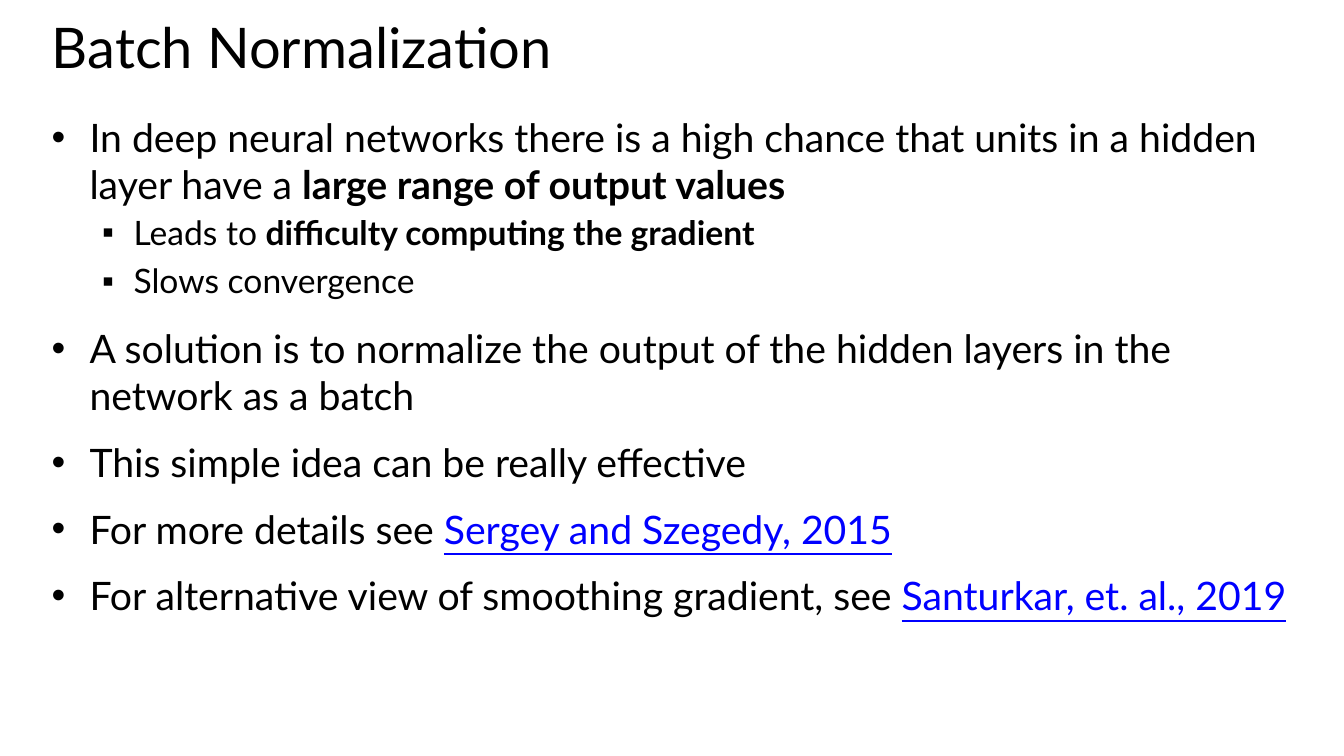
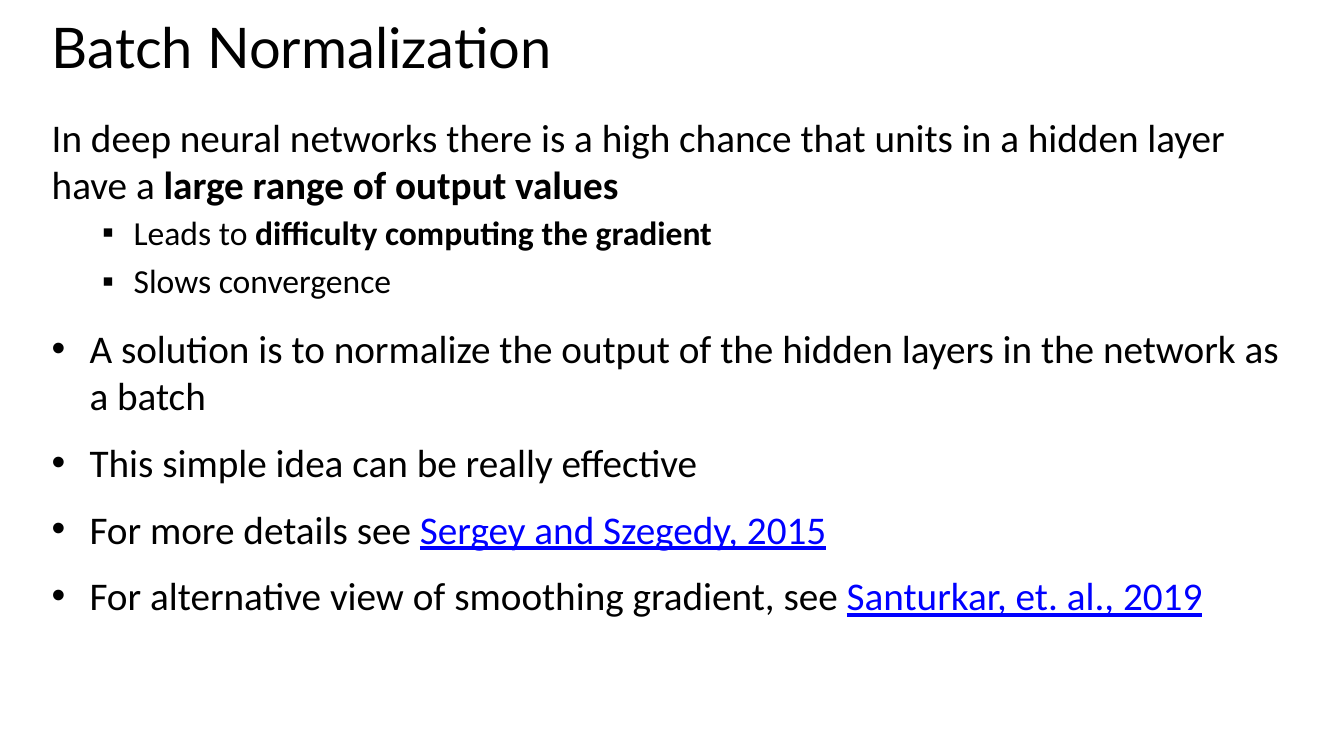
Before and after one commit to StephenElston/CSCI-E25, a slide deck: slide 53 of Slides/5_BuildingBlocksOfDeepLearning.pptx. Drawn at 1344x756 pixels with LibreOffice and Linux fonts; fonts in the diff are those of the drawing. Boxes give left, top, right and bottom in pixels: in the first picture for what was removed or moved away, otherwise in the second. Text is boxed around its words. In the diff, an @@ line names an element or a change of style, - is before the commit and + after.

Commit message:
Updates and format corrections for slides

```diff
--- a/Slides/5_BuildingBlocksOfDeepLearning.pptx
+++ b/Slides/5_BuildingBlocksOfDeepLearning.pptx
@@ text "In deep neural networks there ..." at <box>52,124,1279,617</box>: font Lato to Calibri; bullet • to none @@
```
Also in this commit, not shown: 16 other slides changed.
